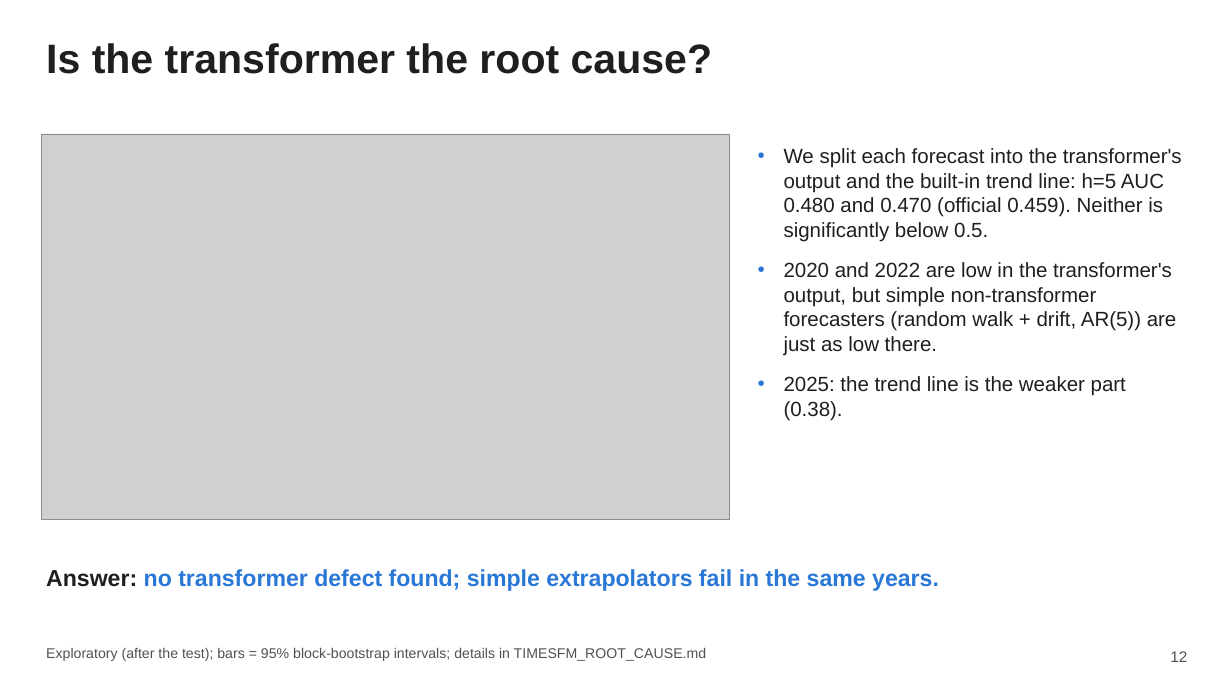
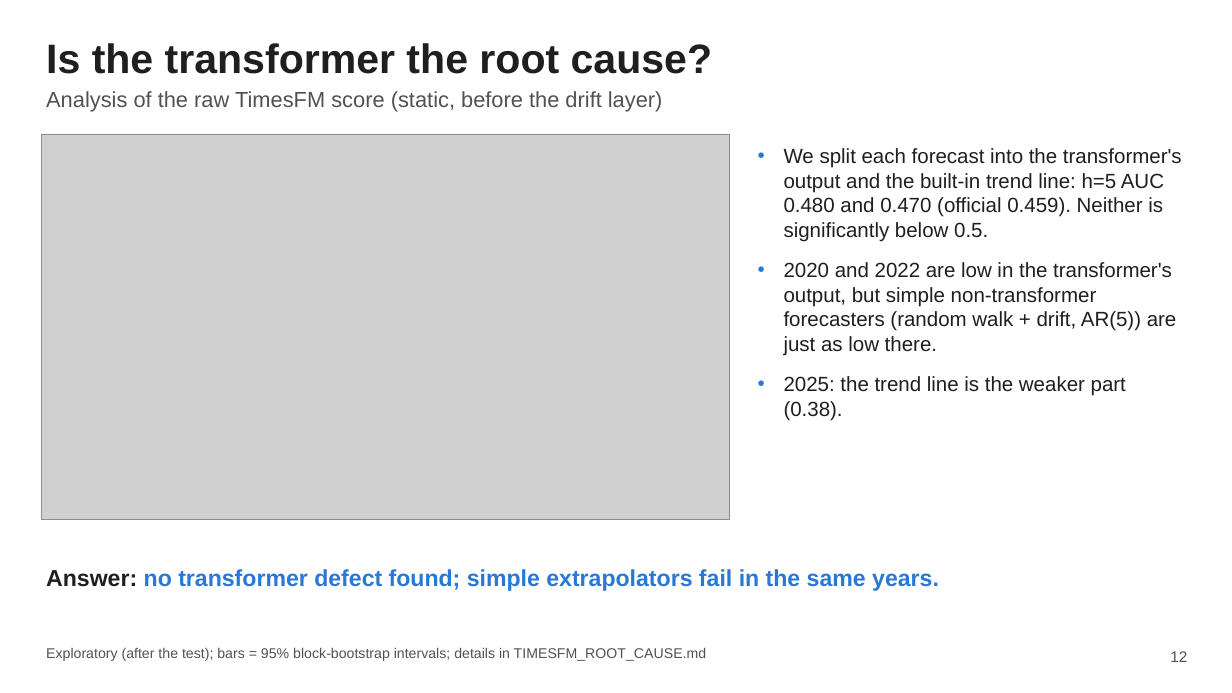
Before and after one commit to AmauryJayr/Predicting-SP500, a slide deck: slide 12 of timesfm3_experiment/slides/timesfm3_slides.pptx. Drawn at 1232x693 pixels with LibreOffice and Linux fonts; fonts in the diff are those of the drawing; grey boxes stand for pictures. Boxes give left, top, right and bottom in pixels: in the first picture for what was removed or moved away, otherwise in the second. Text is boxed around its words. In the diff, an @@ line names an element or a change of style, - is before the commit and + after.

Commit message:
TimesFM-3 slides: drift layer results throughout, new analysis slides
Results and year slides now use TimesFM + drift layer (stacking for h=1,
recalibration for h=5, picked on 2015-2018). Adds the how-it-was-built,
root-cause, drift and VIX slides; removes a stray LibreOffice lock file.

```diff
--- a/timesfm3_experiment/slides/timesfm3_slides.pptx
+++ b/timesfm3_experiment/slides/timesfm3_slides.pptx
@@ text added at (46,91,663,112), 17 pt, text #52514E @@
+Analysis of the raw TimesFM score (static, before the drift layer)
```
Also in this commit, not shown: 11 other slides changed, 1 slide added, 20 other files.
